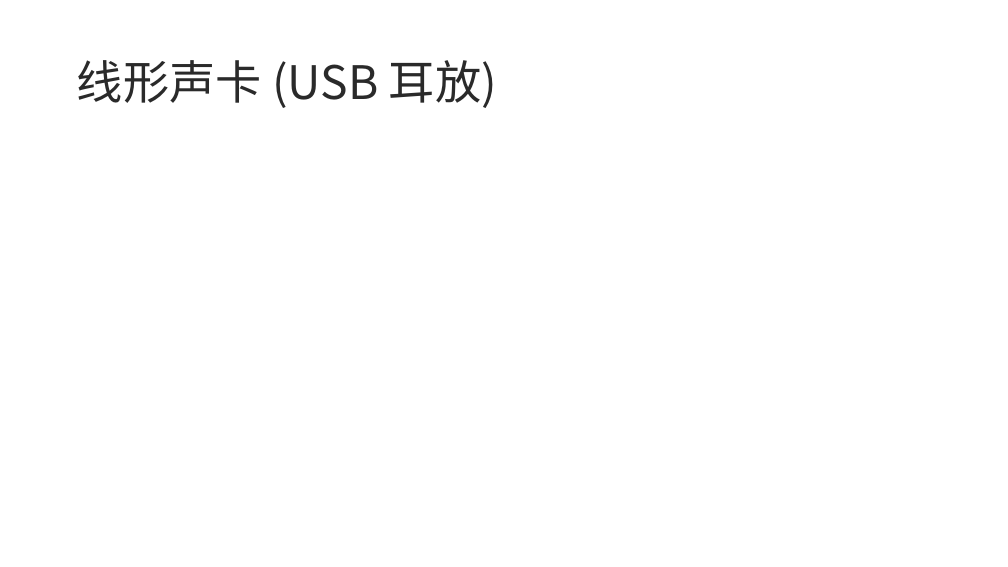
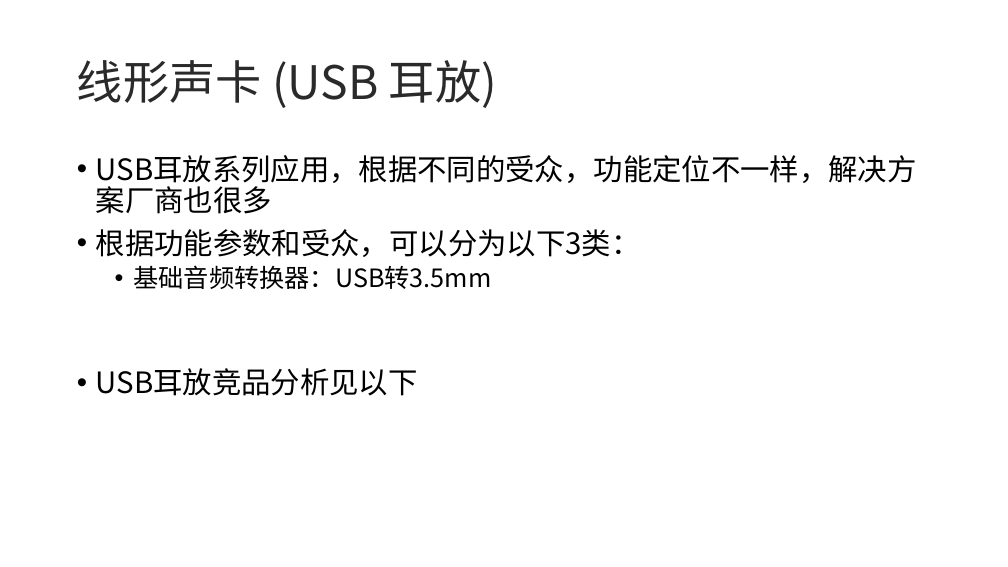
Before and after one commit to rosabai666/soundec, a slide deck: slide 7 of 2023/02产品/SNC8x/01)竞品分析/00)竞品芯片分析/品牌产品路线分析/Realtek/Realtek产品线分析2.pptx (slide 8 before the commit). Drawn at 1008x567 pixels with LibreOffice and Linux fonts; fonts in the diff are those of the drawing. Boxes give left, top, right and bottom in pixels: in the first picture for what was removed or moved away, otherwise in the second. Text is boxed around its words. In the diff, an @@ line names an element or a change of style, - is before the commit and + after.

```diff
--- a/2023/02产品/SNC8x/01)竞品分析/00)竞品芯片分析/品牌产品路线分析/Realtek/Realtek产品线分析2.pptx
+++ b/2023/02产品/SNC8x/01)竞品分析/00)竞品芯片分析/品牌产品路线分析/Realtek/Realtek产品线分析2.pptx
@@ text added at bbox=[96, 155, 917, 396], 28 pt, text #000000 @@
+• USB耳放系列应用，根据不同的受众，功能定位不一样，解决方案厂商也很多
+• 根据功能参数和受众，可以分为以下3类：
+  • 基础音频转换器：USB转3.5mm
+• USB耳放竞品分析见以下
```
Also in this commit, not shown: 3 other slides changed, 1 slide removed, 14 other files.
